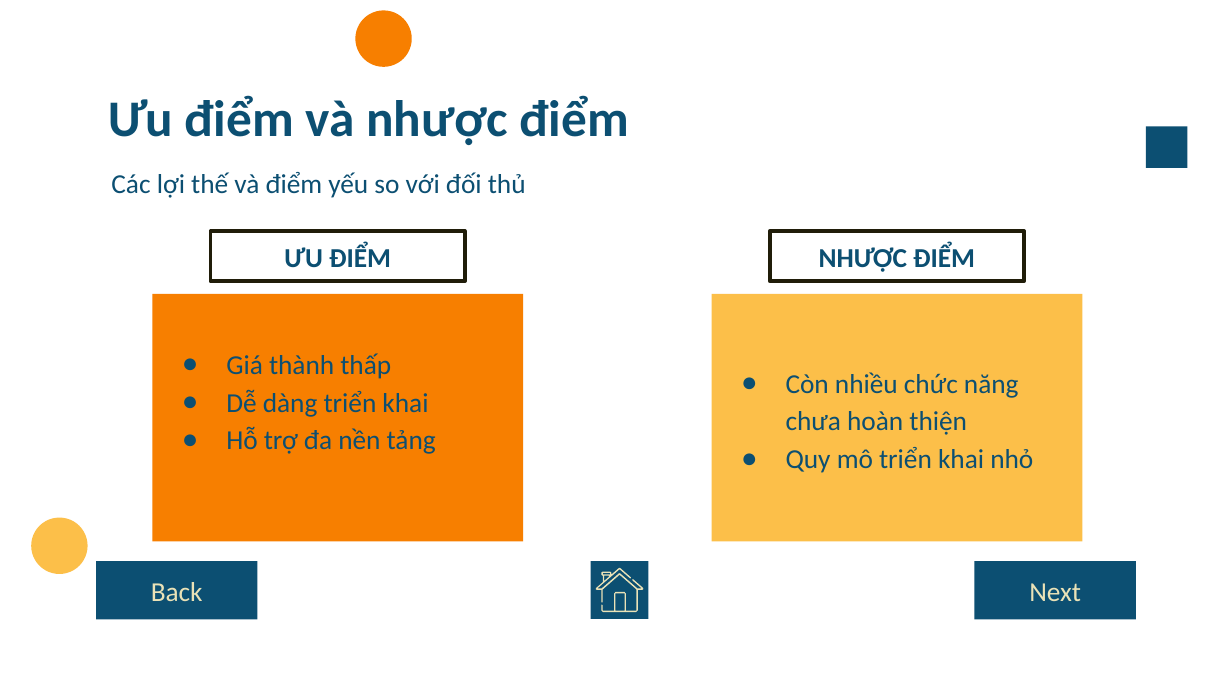
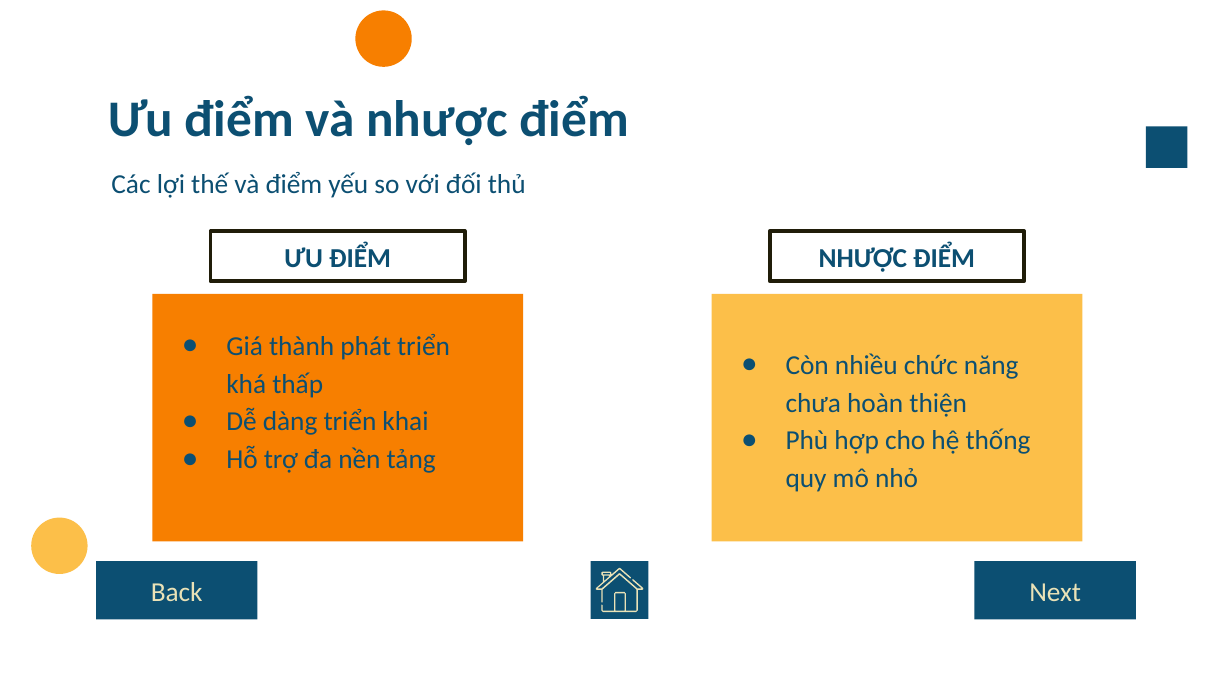
Before and after one commit to npackr/for-mqtt-dashboard, a slide deck: slide 9 of document/presentation.pptx. Drawn at 1232x693 pixels with LibreOffice and Linux fonts; fonts in the diff are those of the drawing. Boxes give left, top, right and bottom in pixels: in the first picture for what was removed or moved away, otherwise in the second. Text is boxed around its words. In the diff, an @@ line names an element or a change of style, - is before the commit and + after.

```diff
--- a/document/presentation.pptx
+++ b/document/presentation.pptx
@@ text in rectangle at (226, 334, 450, 398): text changed @@
-● Giá thành thấp
+● Giá thành phát triển
+  khá thấp
@@ text in rectangle at (786, 428, 1031, 492): text changed @@
-● Quy mô triển khai nhỏ
+● Phù hợp cho hệ thống quy mô nhỏ
```
Also in this commit, not shown: 9 other slides changed, 6 slides added, 1 slide removed.
